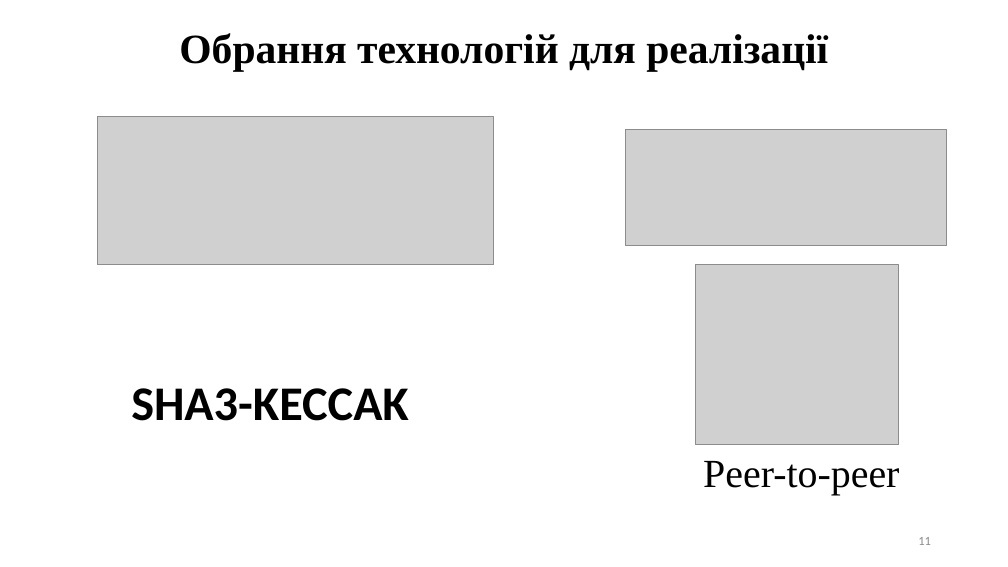
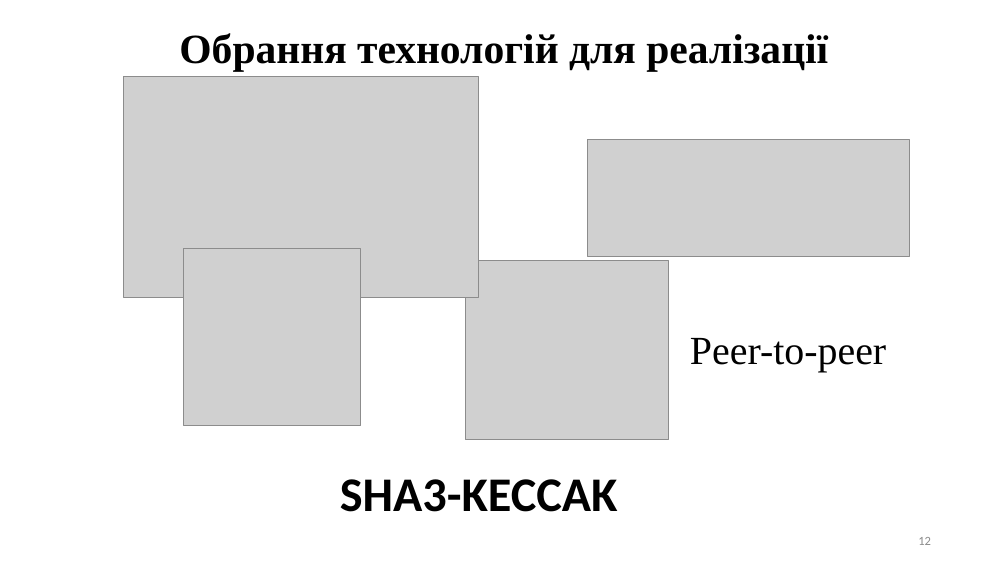
Before and after one commit to Lenartov/source, a slide deck: slide 12 of Диплом/Диплом презентація.pptx (slide 11 before the commit). Drawn at 1008x567 pixels with LibreOffice and Linux fonts; fonts in the diff are those of the drawing; grey boxes stand for pictures. Boxes give left, top, right and bottom in pixels: in the first picture for what was removed or moved away, otherwise in the second. Text is boxed around its words. In the diff, an @@ line names an element or a change of style, - is before the commit and + after.

```diff
--- a/Диплом/Диплом презентація.pptx
+++ b/Диплом/Диплом презентація.pptx
@@ picture resized from (x1=98, y1=117, x2=493, y2=265) to (x1=124, y1=77, x2=479, y2=298) @@
@@ picture moved from (x1=625, y1=129, x2=947, y2=246) to (x1=588, y1=140, x2=909, y2=256) @@
@@ picture added at (x1=184, y1=249, x2=361, y2=426) @@
@@ picture moved from (x1=696, y1=265, x2=899, y2=444) to (x1=466, y1=261, x2=669, y2=440) @@
@@ text "Peer-to-peer" moved from (x1=703, y1=461, x2=899, y2=495) to (x1=690, y1=338, x2=886, y2=372) @@
@@ text "SHA3-KECCAK" moved from (x1=131, y1=388, x2=409, y2=421) to (x1=340, y1=479, x2=618, y2=512) @@
```
Also in this commit, not shown: 1 other slide changed, 18 slides added, 1 slide removed, 2 other files.
